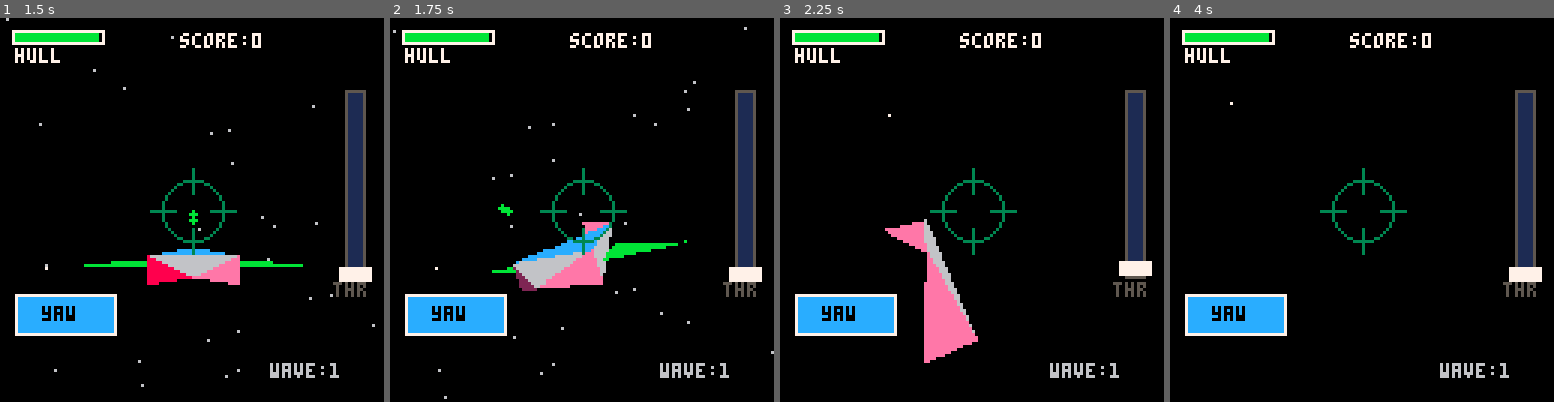
Above: before the commit, frames 1-4 (left to right).
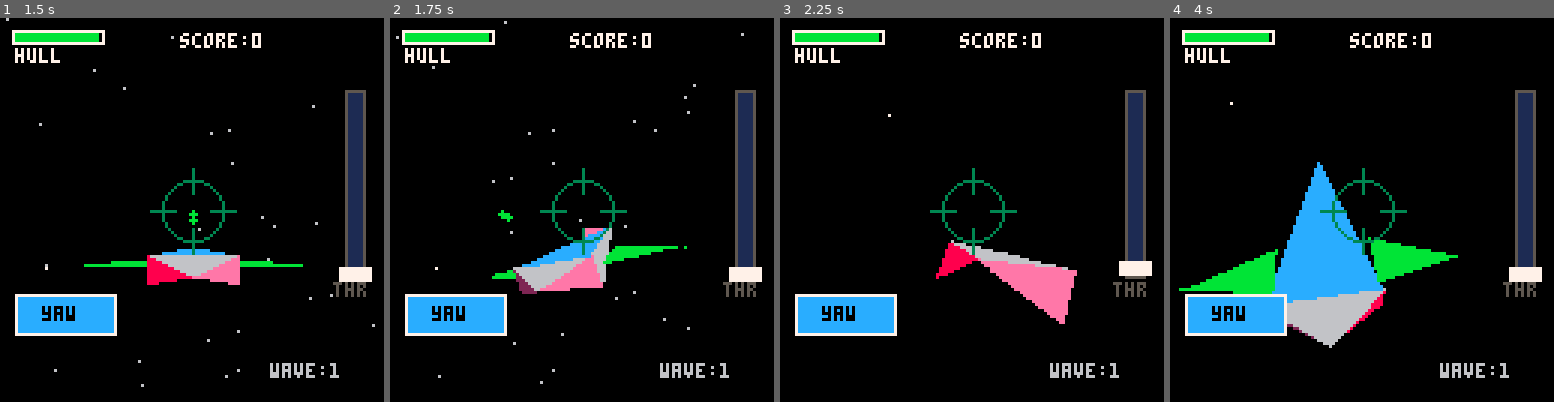
Above: after the commit, the same moments.

Repository: RubenTipparach/Mini-Pico-Games
Game: PICO-8 cartridge pico-8/carts/space_combat_3d.p8
The game is run twice, just before and just after one commit, with the same random seed, the same clock (stepped at 60 frames per second) and the same inputs.
Inputs (mouse positions are in pixels of both pictures, inside the frame that each line leads up to):
- Up to frame 1 (1.5 s): tap X (X key) at 0.33, 1.07 s; click (280, 121) at 0.67 s; tap O (Z key) at 0.7 s; click (46, 267) at 1.22 s
- Up to frame 2 (1.75 s): hold Right from 1.6 s (still down); tap O (Z key) at 1.7 s
- Up to frame 3 (2.25 s): click (887, 114) at 1.77 s; tap X (X key) at 1.85 s; release Right at 2.1 s; tap O (Z key) at 2.1 s; hold Up from 2.15 s (still down)
- Up to frame 4 (4 s): click (1342, 259) at 2.32 s; release Up at 2.42 s; hold Right 2.47-3.03 s; tap O (Z key) every 0.4 s from 2.5 to 3.7 s; click (1404, 106) at 2.87 s; tap X (X key) at 2.97 s; hold Left 3.08-3.58 s; click (1465, 256) at 3.42 s; hold Down 3.63-3.97 s; click (1231, 102) at 3.97 s

Frame 1 is identical in both runs. In frame 2, 2.0% of the frame differs, in the area x 0-100%, y 0-100%; in frame 3, 6.0%; in frame 4, 10%, in the area x 2-75%, y 37-86%.

Commit message:
Fix camera rotation with proper inverse transform
Euler angle rotations must be inverted in reverse order.
Forward: rotX -> rotY -> rotZ
Inverse: rotZ(-rz) -> rotY(-ry) -> rotX(-rx)

Added rot3d_inv() function for correct camera transforms.

Diff:
--- a/pico-8/carts/space_combat_3d.p8
+++ b/pico-8/carts/space_combat_3d.p8
@@ -111,6 +111,14 @@
  x,y,z=rotx(x,y,z,rx)
  x,y,z=roty(x,y,z,ry)
  x,y,z=rotz(x,y,z,rz)
+ return x,y,z
+end
+
+-- inverse rotation (reverse order, negated angles)
+function rot3d_inv(x,y,z,rx,ry,rz)
+ x,y,z=rotz(x,y,z,-rz)
+ x,y,z=roty(x,y,z,-ry)
+ x,y,z=rotx(x,y,z,-rx)
  return x,y,z
 end
 
@@ -482,7 +490,7 @@
   while ry<-128 do ry+=256 end
   while ry>128 do ry-=256 end
 
-  rx,ry,rz=rot3d(rx,ry,rz,-crx,-cry,-crz)
+  rx,ry,rz=rot3d_inv(rx,ry,rz,crx,cry,crz)
 
   if rz>1 then
    local sx,sy=proj(rx,ry,rz)
@@ -500,7 +508,7 @@
   x+=sx-cx
   y+=sy-cy
   z+=sz-cz
-  x,y,z=rot3d(x,y,z,-crx,-cry,-crz)
+  x,y,z=rot3d_inv(x,y,z,crx,cry,crz)
   tv[i]={x,y,z}
  end
 
@@ -586,7 +594,7 @@
   local rx=b.x-cx
   local ry=b.y-cy
   local rz=b.z-cz
-  rx,ry,rz=rot3d(rx,ry,rz,-crx,-cry,-crz)
+  rx,ry,rz=rot3d_inv(rx,ry,rz,crx,cry,crz)
   if rz>1 then
    local sx,sy=proj(rx,ry,rz)
    if sx>=0 and sx<128 and sy>=0 and sy<128 then
@@ -601,7 +609,7 @@
   local rx=p[1]-cx
   local ry=p[2]-cy
   local rz=p[3]-cz
-  rx,ry,rz=rot3d(rx,ry,rz,-crx,-cry,-crz)
+  rx,ry,rz=rot3d_inv(rx,ry,rz,crx,cry,crz)
   if rz>1 then
    local sx,sy=proj(rx,ry,rz)
    if sx>=0 and sx<128 and sy>=0 and sy<128 then
@@ -616,7 +624,7 @@
   local rx=e[1]-cx
   local ry=e[2]-cy
   local rz=e[3]-cz
-  rx,ry,rz=rot3d(rx,ry,rz,-crx,-cry,-crz)
+  rx,ry,rz=rot3d_inv(rx,ry,rz,crx,cry,crz)
   if rz>1 then
    local sx,sy=proj(rx,ry,rz)
    local sz=e[4]*5/rz
